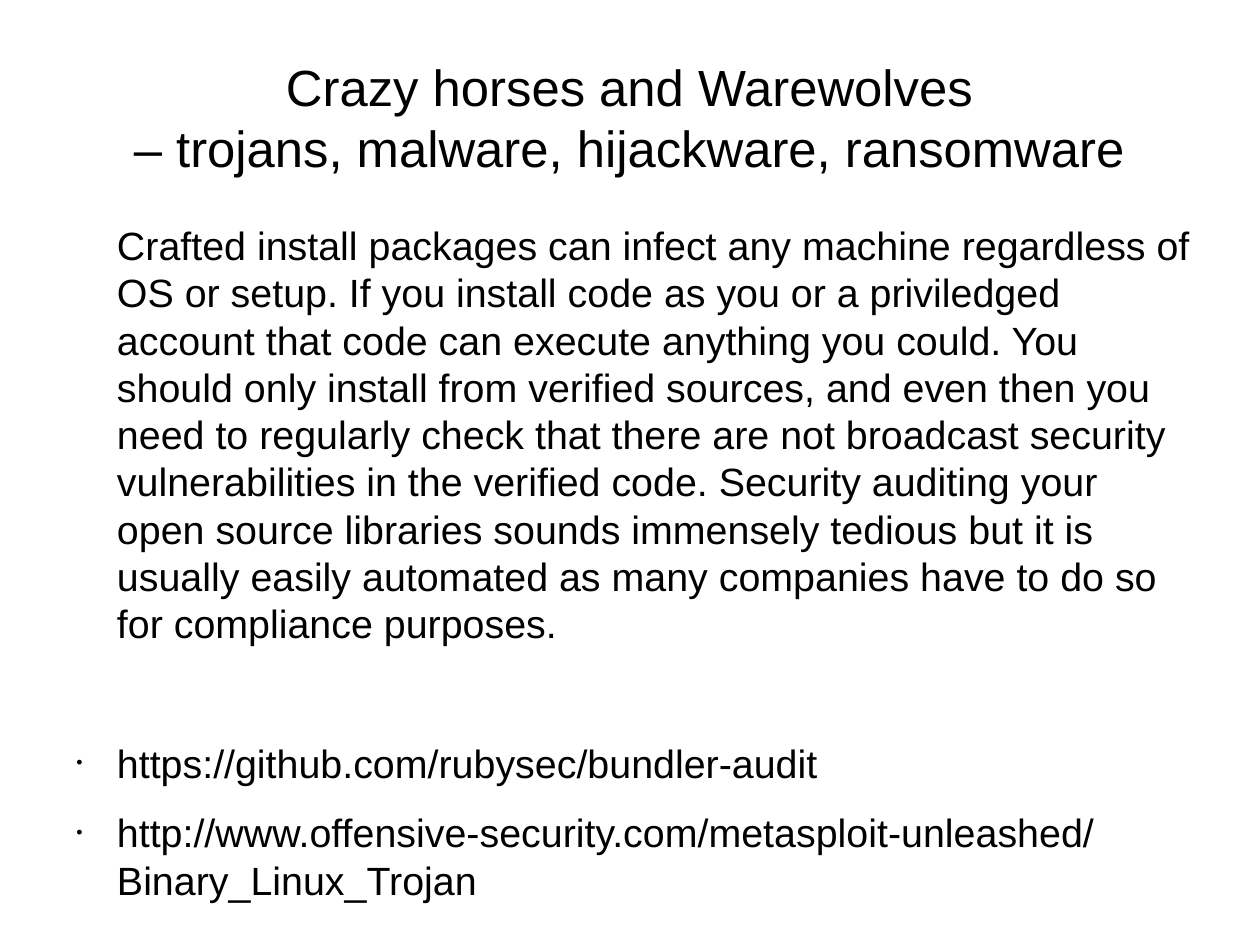
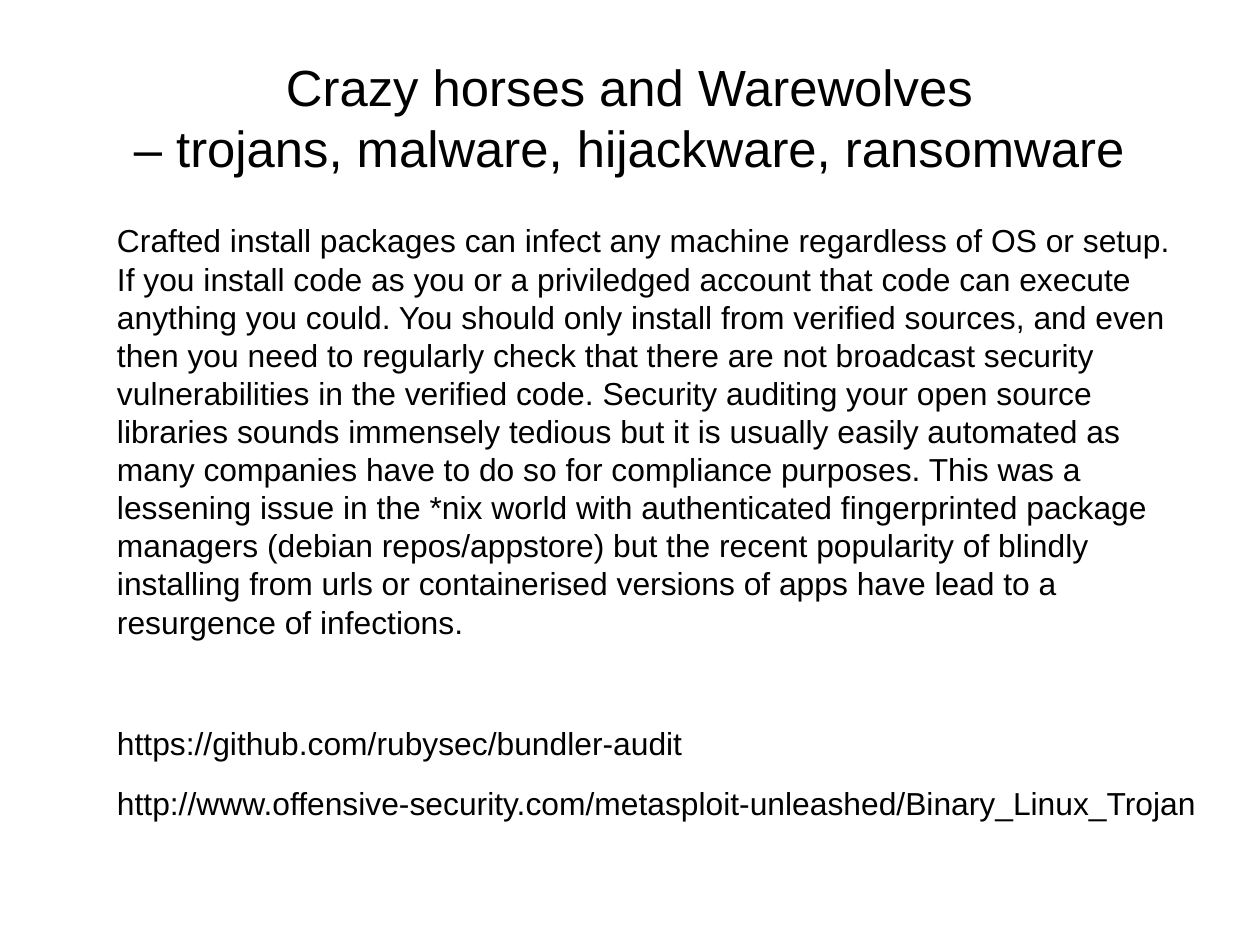
Before and after one commit to Whimsical-Doodles/presentations, a slide deck: slide 7 of scurty_script.odp (slide 6 before the commit). Drawn at 1260x945 pixels with LibreOffice and Linux fonts; fonts in the diff are those of the drawing. Boxes give left, top, right and bottom in pixels: in the first picture for what was removed or moved away, otherwise in the second. Text is boxed around its words. In the diff, an @@ line names an element or a change of style, - is before the commit and + after.

```diff
--- a/scurty_script.odp
+++ b/scurty_script.odp
@@ text at [117,229,1170,639]: text changed; size 24.8 to 20 pt @@
-Crafted install packages can infect any machine regardless of OS or setup. If you install code as you or a priviledged account that code can execute anything you could. You should only install from verified sources, and even then you need to regularly check that there are not broadcast security vulnerabilities in the verified code. Security auditing your open source libraries sounds immensely tedious but it is usually easily automated as many companies have to do so for compliance purposes.
+Crafted install packages can infect any machine regardless of OS or setup. If you install code as you or a priviledged account that code can execute anything you could. You should only install from verified sources, and even then you need to regularly check that there are not broadcast security vulnerabilities in the verified code. Security auditing your open source libraries sounds immensely tedious but it is usually easily automated as many companies have to do so for compliance purposes. This was a lessening issue in the *nix world with authenticated fingerprinted package managers (debian repos/appstore) but the recent popularity of blindly installing from urls or containerised versions of apps have lead to a resurgence of infections.
@@ text at [117,732,682,761]: size 24.8 to 20 pt in "https://github.com/rubysec/bundler-audit", "http://www.offensive-security.com/metasploit-unleashed/Binar ..."; bullet • to none @@
```
Also in this commit, not shown: 3 other slides changed, 2 slides added, 9 other files.
